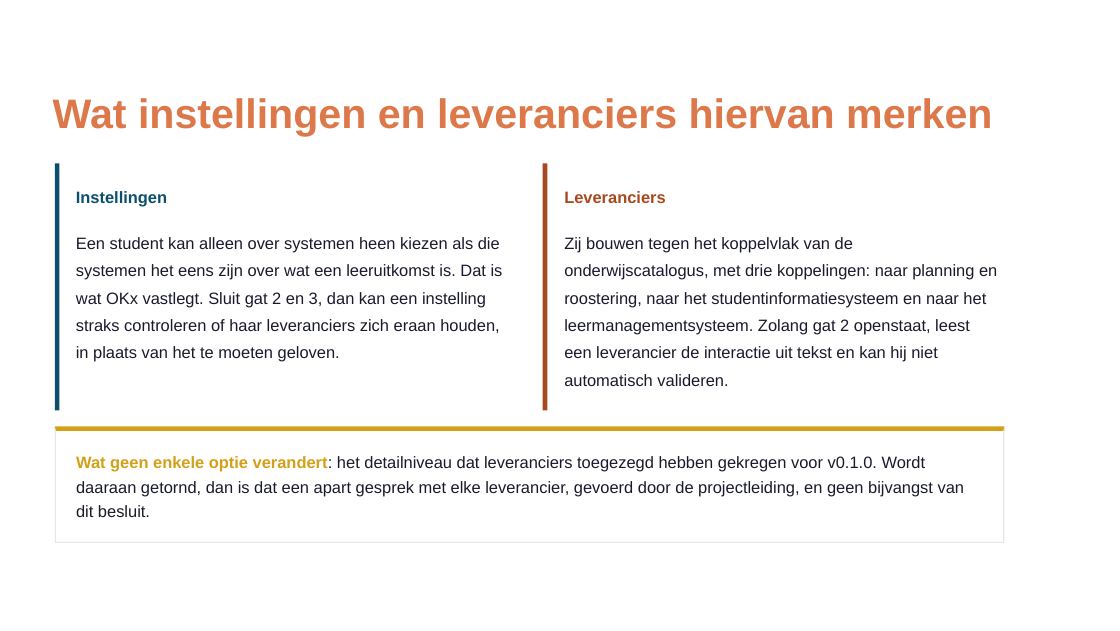
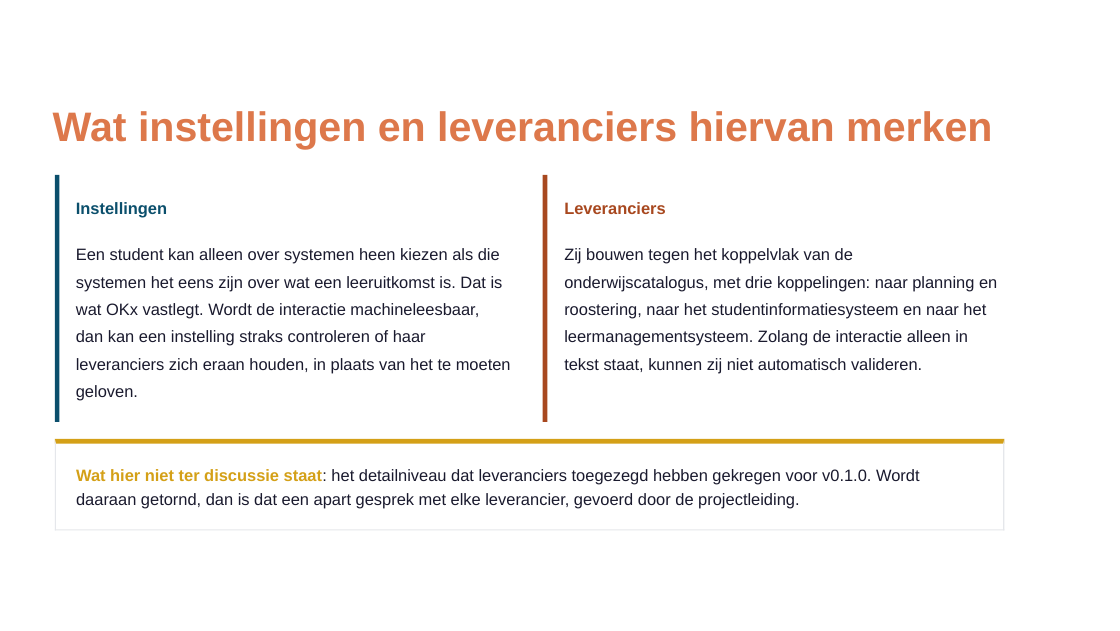
Before and after one commit to Npuls-OKx/meta, a slide deck: slide 12 of presentaties/export/260904_ai_houdbaarheid/260904_ai_houdbaarheid.pptx. Drawn at 1120x631 pixels with LibreOffice and Linux fonts; fonts in the diff are those of the drawing; background and template pictures are left out. Boxes give left, top, right and bottom in pixels: in the first picture for what was removed or moved away, otherwise in the second. Text is boxed around its words. In the diff, an @@ line names an element or a change of style, - is before the commit and + after.

```diff
--- a/presentaties/export/260904_ai_houdbaarheid/260904_ai_houdbaarheid.pptx
+++ b/presentaties/export/260904_ai_houdbaarheid/260904_ai_houdbaarheid.pptx
@@ text "Instellingen": place and size @@
-text "Instellingen" at (76,191,167,207)
+text "Instellingen" at (76,202,167,218)
@@ text "Leveranciers": place and size @@
-text "Leveranciers" at (564,191,665,203)
+text "Leveranciers" at (564,202,665,214)
@@ text at (76,303,479,319): text changed @@
-wat OKx vastlegt. Sluit gat 2 en 3, dan kan een instelling
+wat OKx vastlegt. Wordt de interactie machineleesbaar,
@@ text at (76,358,511,373): text changed @@
-in plaats van het te moeten geloven.
+leveranciers zich eraan houden, in plaats van het te moeten
@@ text at (76,330,426,346): text changed @@
-straks controleren of haar leveranciers zich eraan houden,
+dan kan een instelling straks controleren of haar
@@ text at (564,330,968,346): text changed @@
-leermanagementsysteem. Zolang gat 2 openstaat, leest
+leermanagementsysteem. Zolang de interactie alleen in
@@ text at (564,358,922,373): text changed @@
-een leverancier de interactie uit tekst en kan hij niet
+tekst staat, kunnen zij niet automatisch valideren.
@@ text added at (76,385,138,401), 10.8 pt, text #1A1A2E @@
+geloven.
@@ text removed at (564,374,728,386) @@
-automatisch valideren.
@@ 6 texts, 3 freeform shapes: place and size @@
-6 texts, 3 freeform shapes at (53,98,1005,431)
+6 texts, 3 freeform shapes at (53,111,1005,443)
@@ freeform shape: place and size @@
-freeform shape at (55,427,1005,543)
+freeform shape at (55,439,1005,530)
@@ freeform shape: place and size @@
-freeform shape at (55,427,56,543)
+freeform shape at (55,439,56,530)
@@ freeform shape: place and size @@
-freeform shape at (1004,427,1005,543)
+freeform shape at (1004,439,1005,530)
@@ text at (76,469,920,484): text changed @@
-Wat geen enkele optie verandert: het detailniveau dat leveranciers toegezegd hebben gekregen voor v0.1.0. Wordt
+Wat hier niet ter discussie staat: het detailniveau dat leveranciers toegezegd hebben gekregen voor v0.1.0. Wordt
@@ text at (76,493,799,508): text changed @@
-daaraan getornd, dan is dat een apart gesprek met elke leverancier, gevoerd door de projectleiding, en geen bijvangst van
+daaraan getornd, dan is dat een apart gesprek met elke leverancier, gevoerd door de projectleiding.
@@ text removed at (76,505,150,517) @@
-dit besluit.
@@ freeform shape: place and size @@
-freeform shape at (55,542,1005,543)
+freeform shape at (55,529,1005,530)
```
Also in this commit, not shown: 5 other slides changed, 5 slides added, 7 slides removed, 2 other files.
